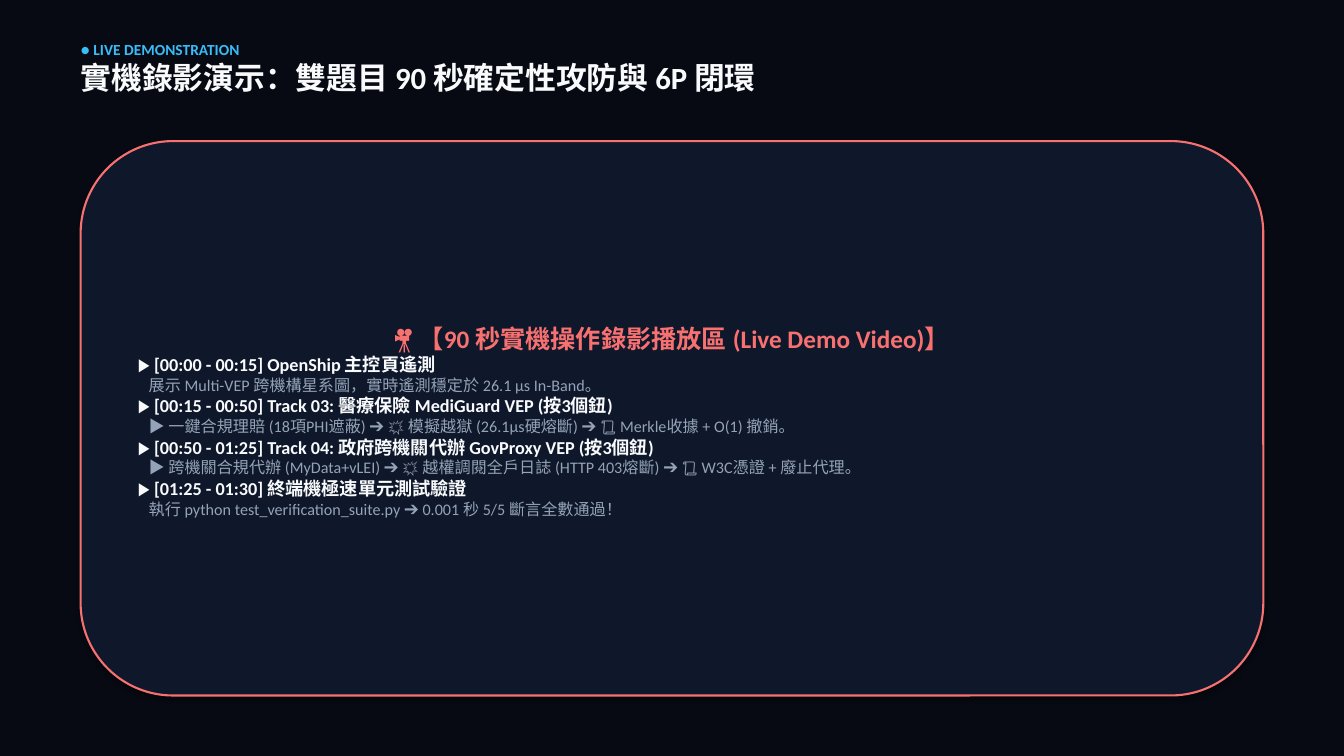
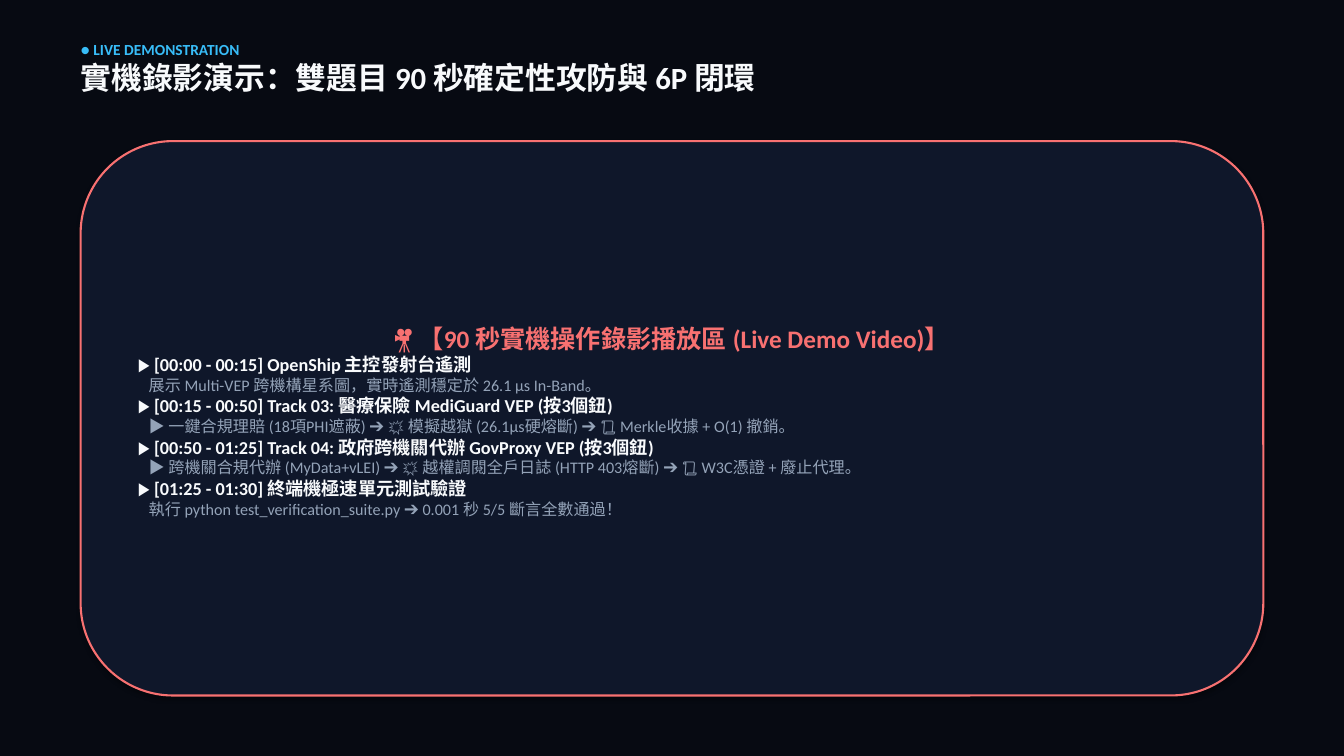
Before and after one commit to Top-Celestial-Company-Ltd/DROS-Hackathon-Showcase, a slide deck: slide 5 of DROS_DEMO.pptx. Drawn at 1344x756 pixels with LibreOffice and Linux fonts; fonts in the diff are those of the drawing. Boxes give left, top, right and bottom in pixels: in the first picture for what was removed or moved away, otherwise in the second. Text is boxed around its words. In the diff, an @@ line names an element or a change of style, - is before the commit and + after.

Commit message:
feat: upgrade pitch deck to seamlessly flow from Ingress/Egress 4-components to 6-industry matrix and OpenShip Multi-VEP dashboard

```diff
--- a/DROS_DEMO.pptx
+++ b/DROS_DEMO.pptx
@@ text in rounded rectangle at (x1=154, y1=355, x2=472, y2=374): text changed @@
-▶ [00:00 - 00:15] OpenShip 主控頁遙測
+▶ [00:00 - 00:15] OpenShip 主控發射台遙測
```
Also in this commit, not shown: 4 other slides changed, 1 slide removed.
